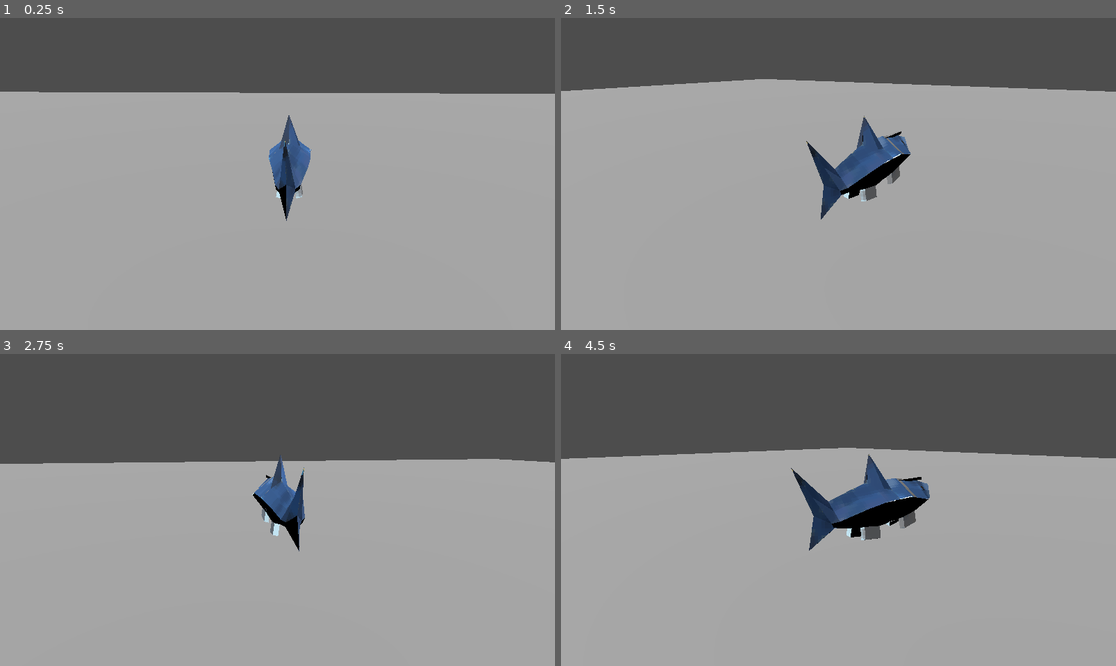
Above: before the commit, frames 1-4 (two rows, left to right).
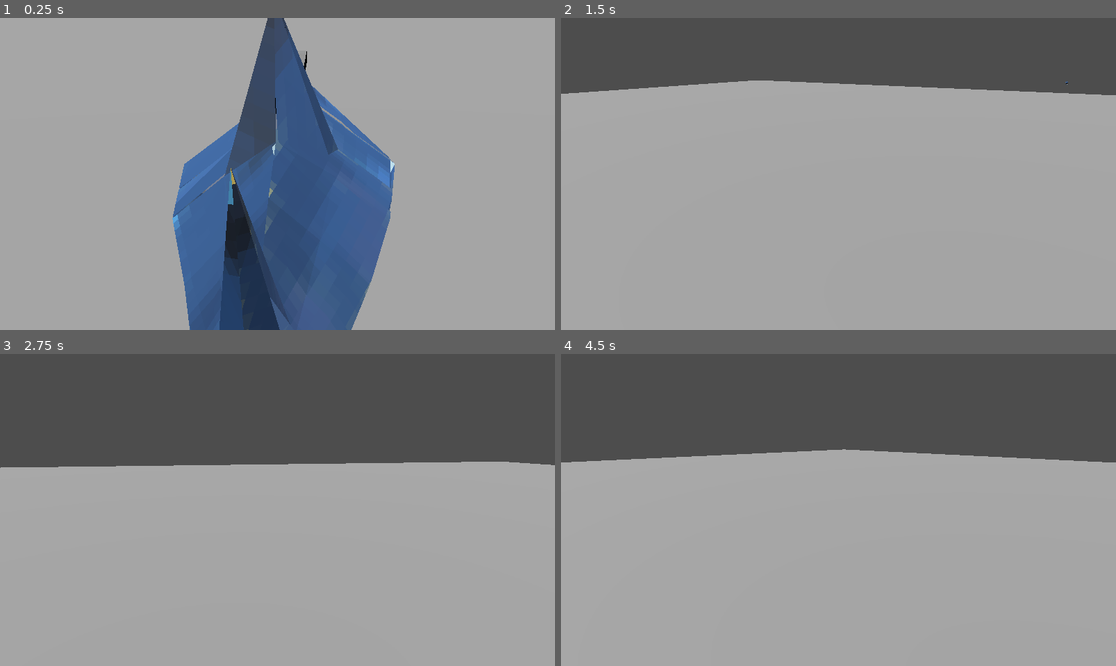
Above: after the commit, the same moments.

Repository: wallysaurus/shark-gaem
Game: Godot game, scene res://camera_3d.tscn
The game is run twice, just before and just after one commit, with the same random seed, the same clock (stepped at 60 frames per second) and the same inputs.
Inputs (mouse positions are in pixels of both pictures, inside the frame that each line leads up to):
- Up to frame 1 (0.25 s): no input
- Up to frame 2 (1.5 s): tap Enter (ui_accept) at 0.5, 0.77 s; move the mouse to (866, 174) at 0.52 s; hold F 0.53-1.28 s; hold Up (ui_up) from 0.53 s (still down); click (866, 174) at 0.67 s; move the mouse to (810, 174) at 1.27 s; tap Space at 1.35 s
- Up to frame 3 (2.75 s): keep holding Up (ui_up); tap Enter (ui_accept) at 1.52, 2 s; move the mouse to (288, 503) at 2.02 s; hold F from 2.03 s (still down)
- Up to frame 4 (4.5 s): keep holding Up (ui_up); tap Enter (ui_accept) at 2.75, 3.02, 3.5, 3.77, 4.25 s; move the mouse to (832, 516) at 2.77 s; release F at 2.78 s; tap Space at 2.85, 4.35 s; click (832, 516) at 2.92 s; move the mouse to (877, 513) at 3.52 s; hold F 3.53-4.28 s; move the mouse to (794, 506) at 4.27 s

The runs differ from the first frame. In frame 1, 47% of the frame differs, in the area x 0-100%, y 0-100%; in frame 2, 3.2%; in frame 3, 2.3%; in frame 4, 4.2%.

Commit message:
collisions wont work ?

Diff:
--- /dev/null
+++ b/GodotProject/PlayerMovement.gd
@@ -0,0 +1,11 @@
+extends RigidBody3D
+
+
+# Called when the node enters the scene tree for the first time.
+func _ready():
+	pass # Replace with function body.
+
+
+# Called every frame. 'delta' is the elapsed time since the previous frame.
+func _process(delta):
+	apply_central_force(Input.get_action_strength("ui_up") * Vector3.FORWARD * 12000.0 * delta)
--- a/GodotProject/camera_3d.tscn
+++ b/GodotProject/camera_3d.tscn
@@ -1,53 +1,41 @@
-[gd_scene load_steps=10 format=3 uid="uid://ci7b0gs0h7s0f"]
+[gd_scene load_steps=12 format=3 uid="uid://ci7b0gs0h7s0f"]
 
-[ext_resource type="Script" path="res://LaserShark.gd" id="1_f13ln"]
 [ext_resource type="PackedScene" uid="uid://jkaai1iigpt1" path="res://LaserShark.gltf" id="1_lgioi"]
+[ext_resource type="Script" path="res://PlayerMovement.gd" id="3_ccdf4"]
 [ext_resource type="Script" path="res://SpringArm3D.gd" id="3_qqu3t"]
 [ext_resource type="Script" path="res://addons/phantom_camera/scripts/phantom_camera_host/phantom_camera_host.gd" id="4_yldkg"]
 [ext_resource type="Script" path="res://PlayerController.gd" id="5_lsy7m"]
 [ext_resource type="Script" path="res://addons/phantom_camera/scripts/phantom_camera/phantom_camera_3D.gd" id="6_apoac"]
 
-[sub_resource type="CapsuleShape3D" id="CapsuleShape3D_ryshs"]
+[sub_resource type="PhysicsMaterial" id="PhysicsMaterial_ea2qi"]
 
 [sub_resource type="BoxShape3D" id="BoxShape3D_6uotp"]
 
 [sub_resource type="BoxMesh" id="BoxMesh_1n8ih"]
 size = Vector3(50, 1, 50)
 
+[sub_resource type="PhysicsMaterial" id="PhysicsMaterial_olfwf"]
+
+[sub_resource type="CapsuleShape3D" id="CapsuleShape3D_ryshs"]
+
 [node name="Root" type="Node3D"]
 transform = Transform3D(1, 0, 0, 0, 1, 0, 0, 0, 1, 0, 0.382835, 0)
 
-[node name="CharacterBody3D" type="CharacterBody3D" parent="."]
-transform = Transform3D(1, 0, 0, 0, 1, 0, 0, 0, 1, 0, 0, -0.0118828)
-script = ExtResource("1_f13ln")
-
-[node name="CollisionShape3D" type="CollisionShape3D" parent="CharacterBody3D"]
-transform = Transform3D(1, 0, 0, 0, -4.37114e-08, -1, 0, 1, -4.37114e-08, 0, 0, -0.351029)
-shape = SubResource("CapsuleShape3D_ryshs")
-
-[node name="Shark" parent="CharacterBody3D" instance=ExtResource("1_lgioi")]
-transform = Transform3D(-4.37114e-08, 0, 1, 0, 1, 0, -1, 0, -4.37114e-08, -0.0945831, 0, 0.219406)
-script = ExtResource("5_lsy7m")
-
-[node name="SpringArm3D" type="SpringArm3D" parent="CharacterBody3D/Shark"]
-transform = Transform3D(-4.37114e-08, 0, -1, 0, 1, 0, 1, 0, -4.37114e-08, 0.45676, -0.0424623, 0.095)
-script = ExtResource("3_qqu3t")
-
 [node name="Camera3D" type="Camera3D" parent="."]
-transform = Transform3D(0.998464, -0.0152516, 0.0532624, 0, 0.961359, 0.275284, -0.0554033, -0.274861, 0.959882, 0.0923679, 0.966247, 3.57671)
+transform = Transform3D(0.998464, -0.0152516, 0.0532624, 0, 0.961359, 0.275284, -0.0554033, -0.274861, 0.959882, 0.187368, 1.26617, 3.11995)
 keep_aspect = 0
-fov = 74.0184
+fov = 74.0948
 
 [node name="PhantomCameraHost" type="Node" parent="Camera3D"]
 script = ExtResource("4_yldkg")
 
 [node name="PhantomCamera3D" type="Node3D" parent="."]
-transform = Transform3D(0.998464, -0.0152516, 0.0532624, 0, 0.961359, 0.275284, -0.0554033, -0.274861, 0.959882, 0.0923679, 0.966247, 3.57671)
+transform = Transform3D(0.998464, -0.0152516, 0.0532624, 0, 0.961359, 0.275284, -0.0554033, -0.274861, 0.959882, 0.187368, 1.26617, 3.11995)
 script = ExtResource("6_apoac")
 priority_override = false
 priority = 345
 follow_mode = 6
-follow_target = NodePath("../CharacterBody3D/Shark")
+follow_target = NodePath("../RigidBody3D/Shark/SpringArm3D")
 follow_parameters/spring_arm/spring_length = 3.51
 follow_parameters/spring_arm/collision_mask = 1
 follow_parameters/spring_arm/shape = null
@@ -61,16 +49,36 @@
 camera_3D_resource = null
 
 [node name="StaticBody3D" type="StaticBody3D" parent="."]
+process_physics_priority = 1
 transform = Transform3D(1, 0, 0, 0, 1, 0, 0, 0, 1, 0, -0.83138, 0)
+physics_material_override = SubResource("PhysicsMaterial_ea2qi")
 
 [node name="CollisionShape3D" type="CollisionShape3D" parent="StaticBody3D"]
 shape = SubResource("BoxShape3D_6uotp")
 
-[node name="MeshInstance3D" type="MeshInstance3D" parent="StaticBody3D/CollisionShape3D"]
+[node name="MeshInstance3D" type="MeshInstance3D" parent="StaticBody3D"]
 transform = Transform3D(1, 0, 0, 0, 1, 0, 0, 0, 1, 0, -0.451168, 0)
 mesh = SubResource("BoxMesh_1n8ih")
-skeleton = NodePath("../..")
 
 [node name="DirectionalLight3D" type="DirectionalLight3D" parent="."]
 transform = Transform3D(1, 0, 0, 0, 0.64679, 0.762668, 0, -0.762668, 0.64679, 0, 18.6223, 14.1799)
 light_energy = 1.7
+
+[node name="RigidBody3D" type="RigidBody3D" parent="."]
+transform = Transform3D(1, 0, 0, 0, 1, 0, 0, 0, 1, 0, 0.342385, -0.0118828)
+axis_lock_angular_x = true
+axis_lock_angular_z = true
+physics_material_override = SubResource("PhysicsMaterial_olfwf")
+script = ExtResource("3_ccdf4")
+
+[node name="CollisionShape3D" type="CollisionShape3D" parent="RigidBody3D"]
+transform = Transform3D(1, 0, 0, 0, -4.37114e-08, -1, 0, 1, -4.37114e-08, 0, 0, -0.351029)
+shape = SubResource("CapsuleShape3D_ryshs")
+
+[node name="Shark" parent="RigidBody3D" instance=ExtResource("1_lgioi")]
+transform = Transform3D(-4.37114e-08, 0, 1, 0, 1, 0, -1, 0, -4.37114e-08, -0.0945831, 0, 0.219406)
+script = ExtResource("5_lsy7m")
+
+[node name="SpringArm3D" type="SpringArm3D" parent="RigidBody3D/Shark"]
+transform = Transform3D(-4.37114e-08, 0, -1, 0, 1, 0, 1, 0, -4.37114e-08, 0.45676, -0.0424623, 0.095)
+script = ExtResource("3_qqu3t")
